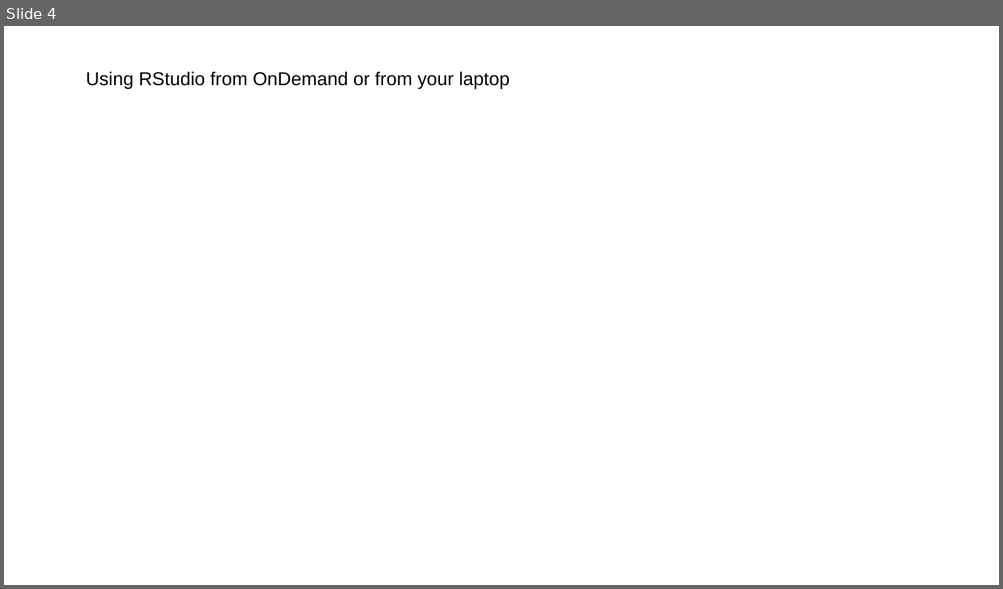
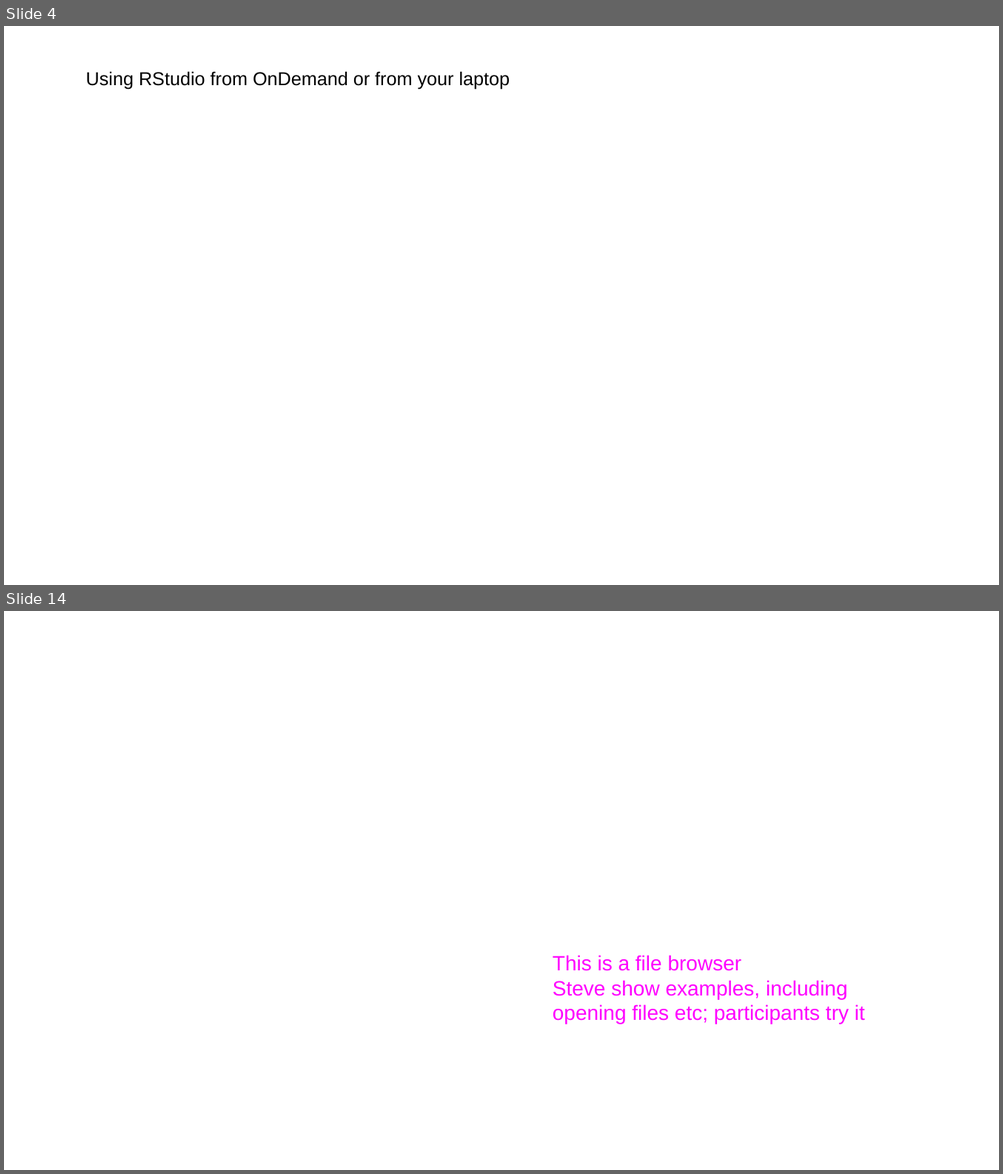
Before and after one commit to steverozen/workshops2026aug, a slide deck: slides/monday_morning/Steve_Rozen_bioinformatics-on-ramp_2026_08_03.pptx. Shown one above the other, each under a label of ours: slide 4 before the commit, slides 4 and 14 after it; the slides between them are not shown. The pictures are 1003x589 and 1003x1174 pixels, drawn with LibreOffice and Linux fonts; fonts in the diff are those of the drawing; background and template pictures are left out. Boxes give left, top, right and bottom in pixels: in the first picture for what was removed or moved away, otherwise in the second. Text is boxed around its words. In the diff, an @@ line names an element or a change of style, - is before the commit and + after.

```diff
--- a/slides/monday_morning/Steve_Rozen_bioinformatics-on-ramp_2026_08_03.pptx
+++ b/slides/monday_morning/Steve_Rozen_bioinformatics-on-ramp_2026_08_03.pptx
@@ slide 14 added at (4,611,999,1170), background picture (left out) @@
@@ text added at (552,955,865,1024), 20 pt, text #FF00FF @@
+This is a file browser
+Steve show examples, including
+opening files etc; participants try it
```
Also in this commit, not shown: 5 slides changed, 19 other slides added, 3 slides removed, 1 other file.
